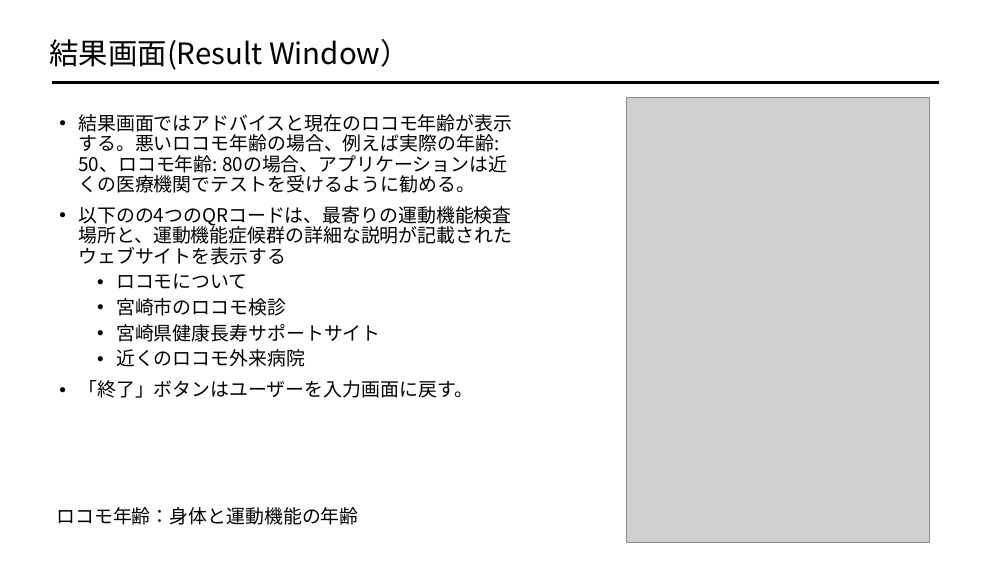
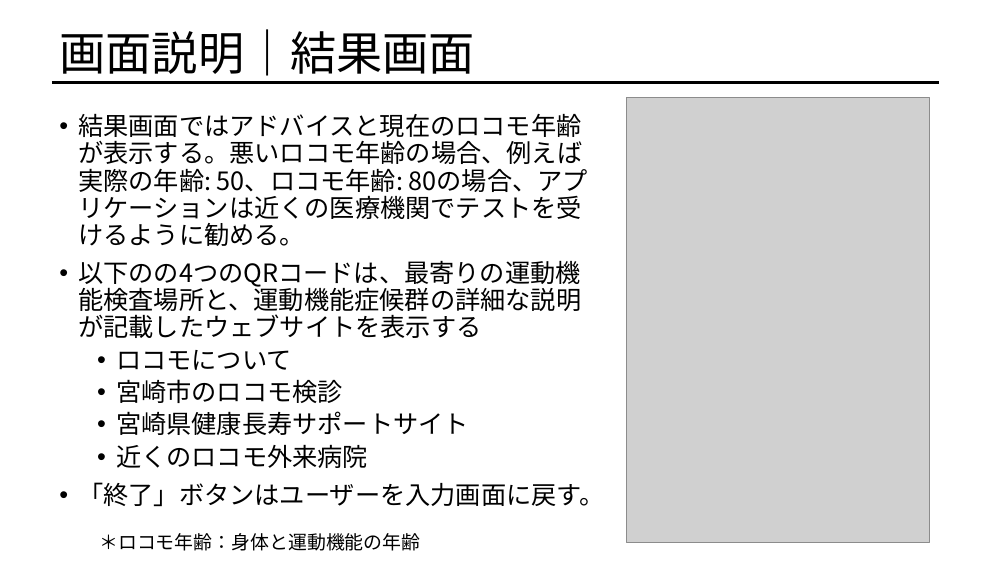
Before and after one commit to afiqfadzil/pythonProject1, a slide deck: slide 19 of LOCOMOTION.pptx (slide 15 before the commit). Drawn at 1008x567 pixels with LibreOffice and Linux fonts; fonts in the diff are those of the drawing; grey boxes stand for pictures. Boxes give left, top, right and bottom in pixels: in the first picture for what was removed or moved away, otherwise in the second. Text is boxed around its words. In the diff, an @@ line names an element or a change of style, - is before the commit and + after.

```diff
--- a/LOCOMOTION.pptx
+++ b/LOCOMOTION.pptx
@@ title at box(59, 29, 475, 82): text changed; size 28 to 44 pt @@
-結果画面(Result Window）
+画面説明｜結果画面
@@ text at box(78, 113, 604, 507): size 18 to 24 pt in "結果画面ではアドバイスと現在のロコモ年齢が表示する。悪いロコモ年齢の場合、例えば実際の年齢: 50、ロコモ年齢: 80の ...", "ロコモについて", "宮崎市のロコモ検診", "宮崎県健康長寿サポートサイト" and 2 more places @@
@@ text at box(78, 260, 581, 338): text changed; size 18 to 24 pt @@
-• 以下のの4つのQRコードは、最寄りの運動機能検査場所と、運動機能症候群の詳細な説明が記載されたウェブサイトを表示する
+• 以下のの4つのQRコードは、最寄りの運動機能検査場所と、運動機能症候群の詳細な説明が記載したウェブサイトを表示する
@@ text at box(99, 533, 420, 551): text changed @@
-ロコモ年齢：身体と運動機能の年齢
+＊ロコモ年齢：身体と運動機能の年齢
```
Also in this commit, not shown: 21 other slides changed, 2 slides added, 5 other files.
